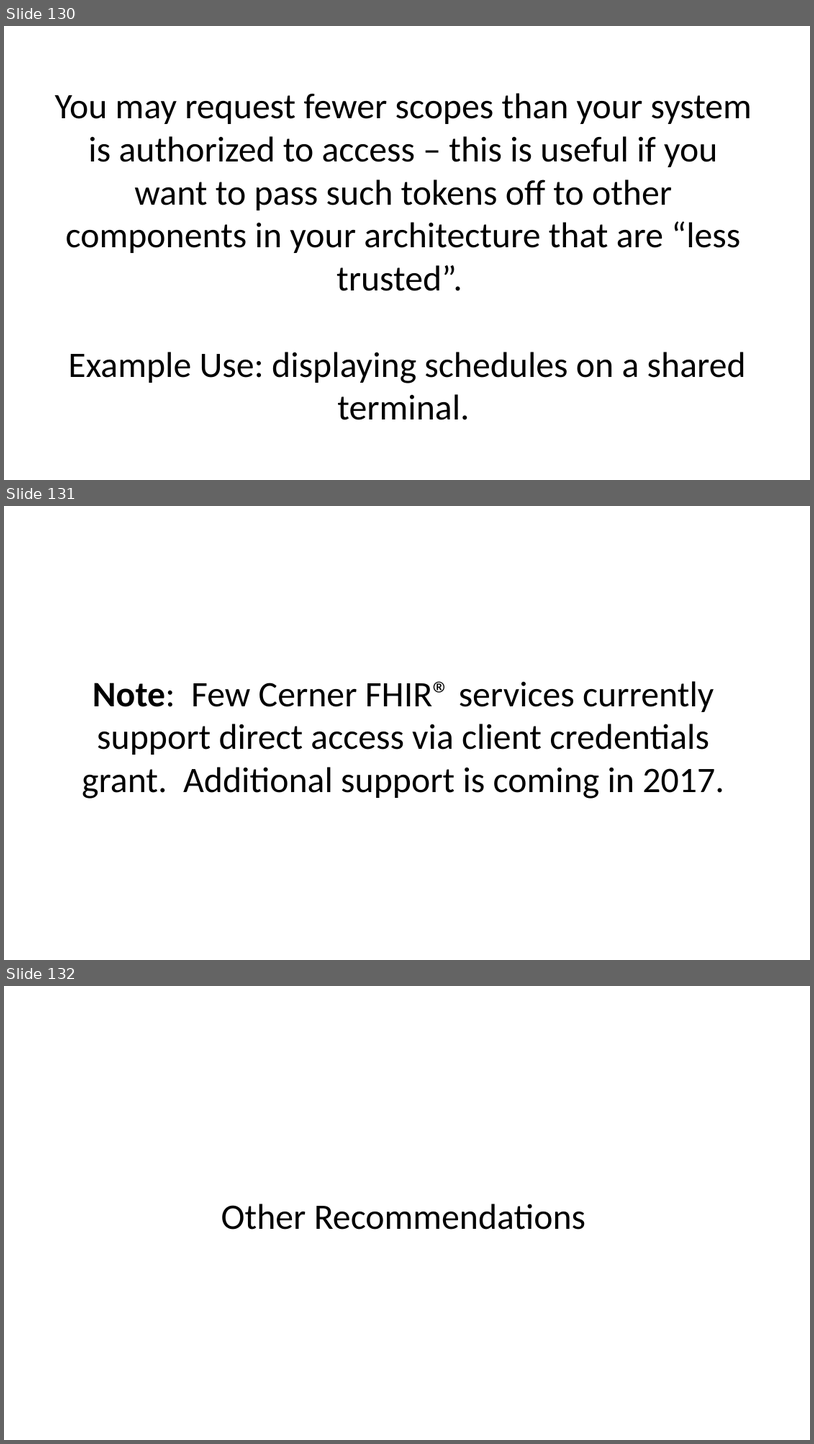
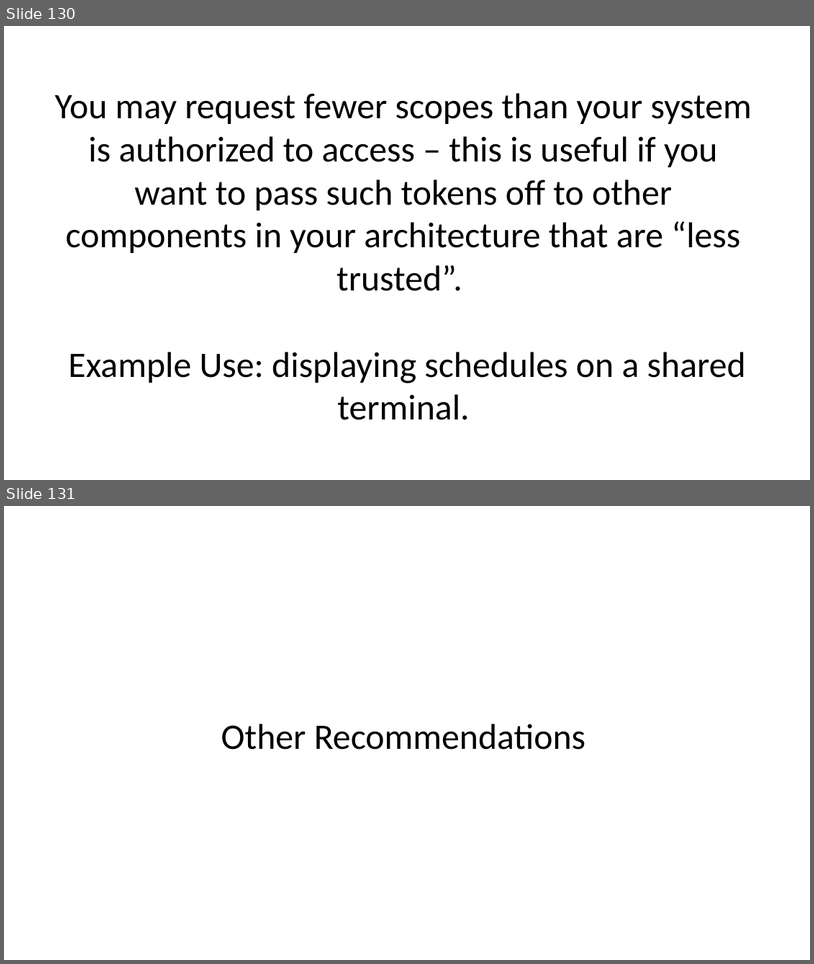
Before and after one commit to BH018364/SMART-on-FHIR-Training, a slide deck: smart-authorization-presentation.pptx. Shown one above the other, each under a label of ours: slides 130, 131 and 132 before the commit, slides 130 and 131 after it. The pictures are 814x1444 and 814x964 pixels, drawn with LibreOffice and Linux fonts; fonts in the diff are those of the drawing. Boxes give left, top, right and bottom in pixels: in the first picture for what was removed or moved away, otherwise in the second. Text is boxed around its words. In the diff, an @@ line names an element or a change of style, - is before the commit and + after.

```diff
--- a/smart-authorization-presentation.pptx
+++ b/smart-authorization-presentation.pptx
@@ slide 131 removed at (4, 506, 810, 960), background #FFFFFF @@
@@ text removed at (82, 681, 725, 798) @@
-Note: Few Cerner FHIR® services currently support direct access via client credentials grant. Additional support is coming in 2017.
@@ what was slide 132 is now slide 131 @@
```
Also in this commit, not shown: 1 slide changed, 2 other files.
